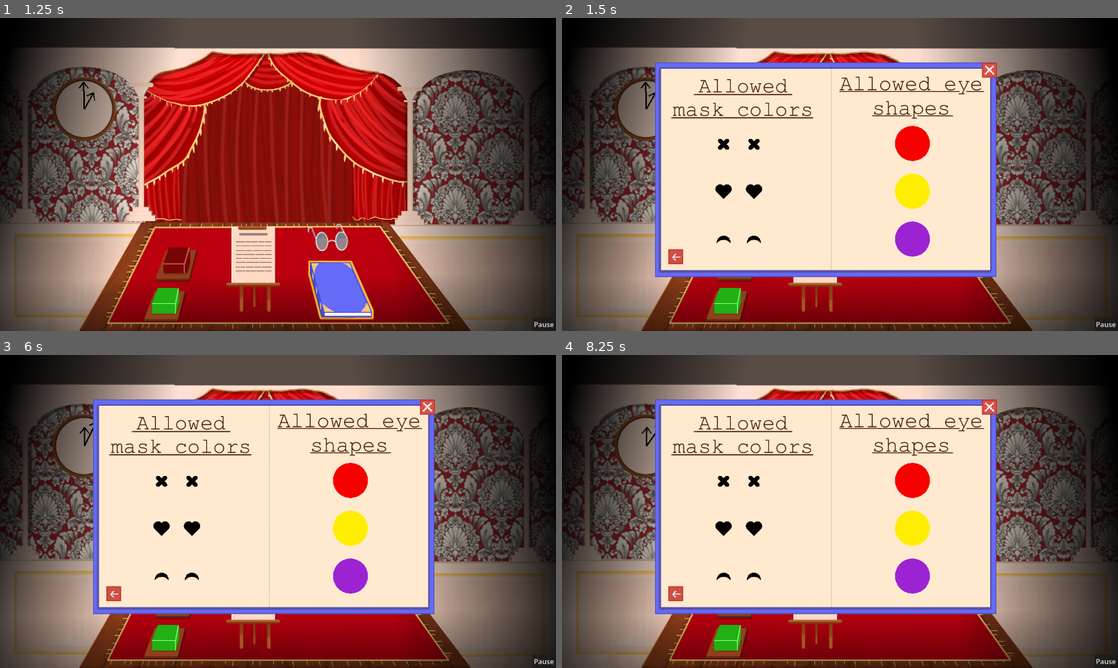
Above: before the commit, frames 1-4 (two rows, left to right).
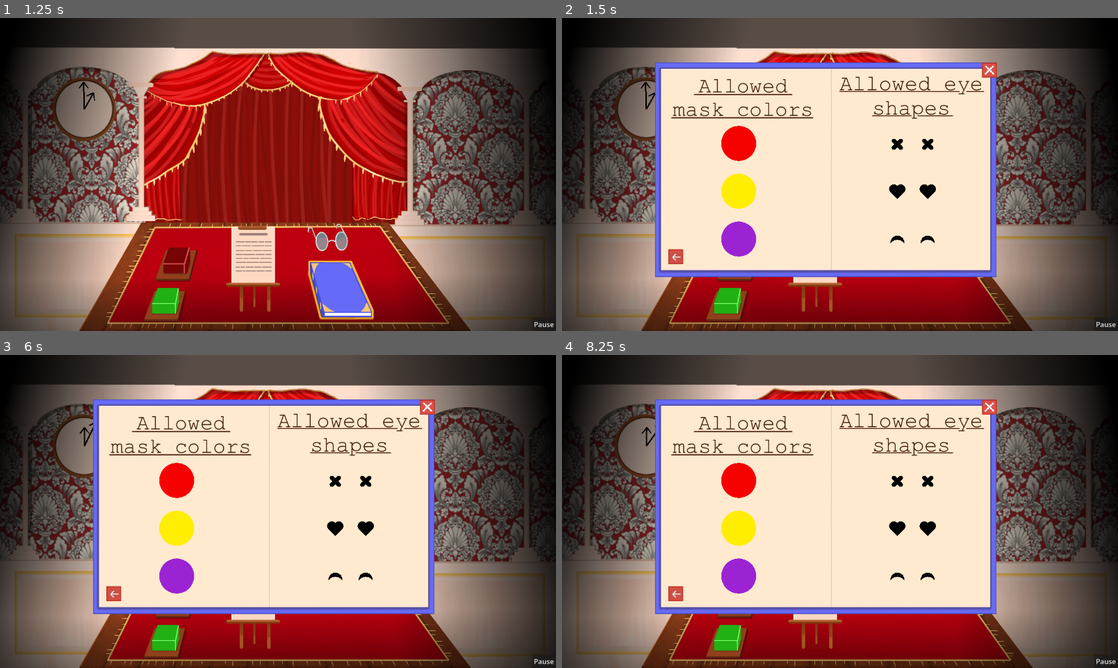
Above: after the commit, the same moments.

Repository: Cax36940/Global-Game-Jam-2026
Game: Godot game, scene res://main.tscn
Same seed, same stepped clock (60 frames per second), same inputs: the game is played once before the commit and once after it.
Inputs (mouse positions are in pixels of both pictures, inside the frame that each line leads up to):
- Up to frame 1 (1.25 s): click "Start Game" at 0.5 s
- Up to frame 2 (1.5 s): move the mouse to (728, 299) at 1.27 s; hold Right (ui_right) from 1.28 s (still down); hold Space (any) from 1.28 s (still down); click (728, 299) at 1.42 s
- Up to frame 3 (6 s): move the mouse to (177, 599) at 2.02 s; release Right (ui_right) at 2.03 s; release Space (any) at 2.03 s; hold Down (ui_down) 2.03-2.78 s; click (177, 599) at 2.1 s; move the mouse to (255, 605) at 2.77 s; hold Right (ui_right) 2.78-3.53 s; click (255, 605) at 2.85 s; move the mouse to (122, 599) at 3.52 s; hold Up (ui_up) 3.53-4.28 s; tap Shift (rshift) at 3.6, 5.1 s; click (122, 599) at 3.67 s; move the mouse to (189, 621) at 4.27 s; hold Left (ui_left) 4.28-5.78 s; click (189, 621) at 4.35 s; move the mouse to (161, 621) at 5.02 s; click (161, 621) at 5.17 s; move the mouse to (328, 574) at 5.77 s; hold Down (ui_down) from 5.78 s (still down); hold Space (any) from 5.78 s (still down); click (328, 574) at 5.92 s
- Up to frame 4 (8.25 s): release Down (ui_down) at 6.5 s; release Space (any) at 6.5 s; click "Pause" at 6.5 s; click "Resume" at 7.25 s; move the mouse to (901, 627) at 8.02 s; hold Right (ui_right) from 8.03 s (still down); click (901, 627) at 8.1 s

Frame 1 is identical in both runs. In frame 2, 3.6% of the frame differs, in the area x 27-68%, y 34-77%; in frame 3, 3.6%; in frame 4, 3.6%.

Commit message:
swap error notebook patched

Diff:
--- a/Notebook/pages.gd
+++ b/Notebook/pages.gd
@@ -22,19 +22,18 @@
 		masks.scale = Vector2(0.5, 0.5)
 		page1.add_constrain(masks)
 
+	var page3 : Page = add_page()
+	for color_index in Global.invalid_color:
+		var color : Color = Global.color_list[color_index]
+		var color_point : ColorPoint = color_point_scene.instantiate()
+		color_point.set_color.call_deferred(color)
+		page3.add_constrain(color_point)
+
 	var page2 : Page = add_page()
 	for eye_index in Global.invalid_eye:
 		var eyes : Eyes = eyes_scene.instantiate()
 		eyes.set_eyes(eye_index)
 		page2.add_constrain(eyes)
-
-	var page3 : Page = add_page()
-	for color_index in Global.invalid_color:
-		var color : Color = Global.color_list[color_index]
-		var color_point : ColorPoint = color_point_scene.instantiate()
-		color_point.set_color.call_deferred(color)
-
-		page3.add_constrain(color_point)
 
 	SignalBus.update_notebook.emit()
 
